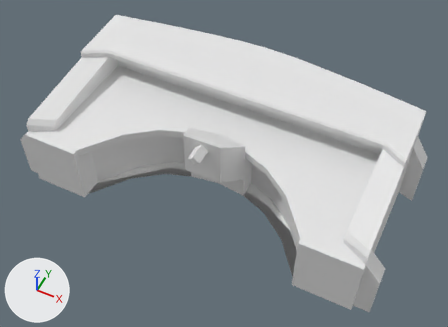
Before and after pictures for a commit that changed the FBX model Assets/_GRAPH/ENV/Ilse_Prefab/ST_Board.fbx.
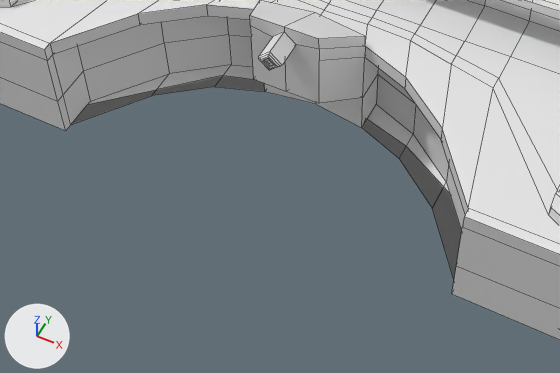
Each version appears first whole from a 50 mm camera at (1.59, -3.14, 4.14) aimed at (0.05, -0.05, 0.28), and next in a close-up on the part from 11% to 78% of the width and 39% to 100% of the height. Lighting does not change. The marker at lower left points along +X, +Y and +Z. The close-ups show mesh edges as thin lines. Where no turn or scale is listed for an object, it has been applied to the vertices.

Script lines for the objects in view, before the commit:
```python
me_mesh = bpy.data.meshes.new('Mesh')
me_mesh.from_pydata(...)  # 346 vertices, 310 faces; spans x -1.55..1.55, y -0.7..0.87, z 0.0..0.83
ob_st_board = bpy.data.objects.new('ST_Board', me_mesh)
ob_st_board.location = (0.0, 0.0, 0.0)
```
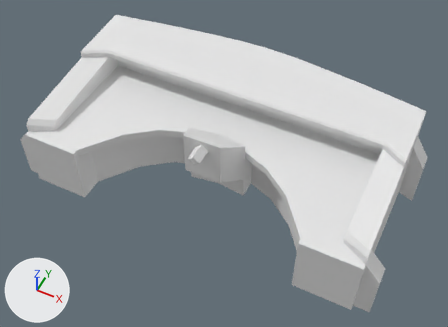
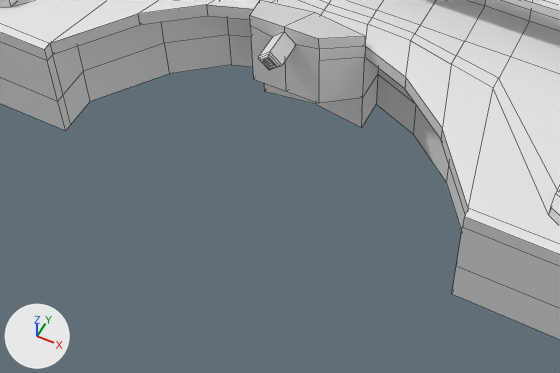
Patch to the scene script:
```diff
--- a/Assets/_GRAPH/ENV/Ilse_Prefab/ST_Board.fbx.py
+++ b/Assets/_GRAPH/ENV/Ilse_Prefab/ST_Board.fbx.py
@@ me_mesh @@
 # used by ob_st_board; location = (0.0, 0.0, 0.0)
-me_mesh.from_pydata(...)  # 346 vertices, 310 faces; spans x -1.55..1.55, y -0.7..0.87, z 0.0..0.83
+me_mesh.from_pydata(...)  # 336 vertices, 296 faces; spans x -1.55..1.55, y -0.7..0.87, z 0.0..0.83
+# me_mesh part 1
+# 10 vertices are removed from x -0.95..0.95, y -0.52..-0.08, z 0.0
+# 13 faces are deleted
```

Location of each change, (x1, y1, x2, y2) in pixels of the close-ups (560 x 373 px):
part 1 of me_mesh, deleted
    before: (72, 65, 462, 279)
